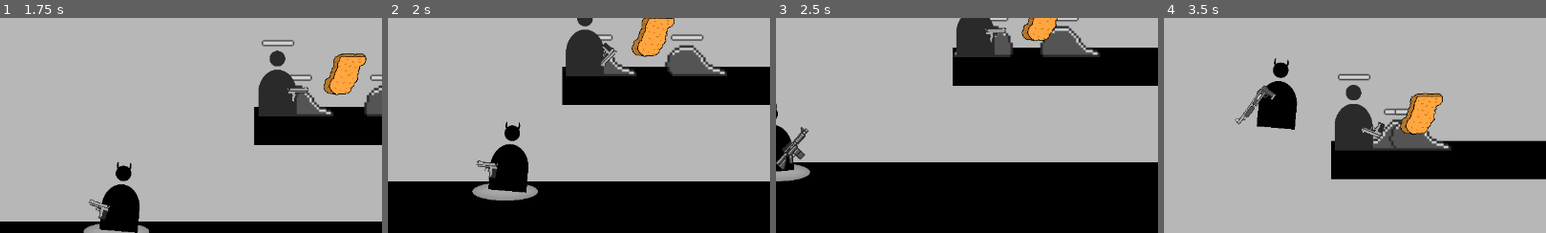
Above: before the commit, frames 1-4 (left to right).
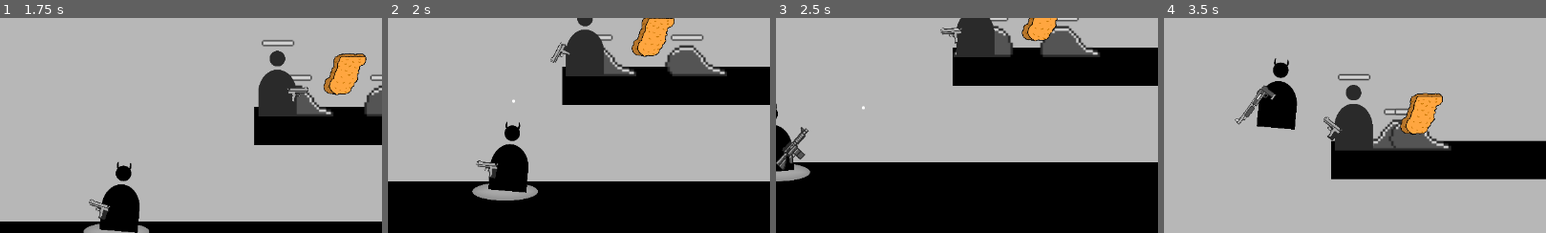
Above: after the commit, the same moments.

Repository: BesterCoder/nuggie-collector
Game: Godot game, scene res://levels/level_001.tscn
Same seed, same stepped clock (60 frames per second), same inputs: the game is played once before the commit and once after it.
Inputs (mouse positions are % of the whole screen's width and height, from its top left):
- Up to frame 1 (1.75 s): move the mouse to (72, 45) at 0.52 s; press the mouse at (72, 45) at 0.53 s; hold D (move_right) from 0.53 s (still down); tap W (jump) at 0.77, 1.52 s; move the mouse to (30, 55) at 1.27 s; release the mouse at (30, 55) at 1.28 s; tap 1 (select_pistol) at 1.35 s
- Up to frame 2 (2 s): keep holding D (move_right)
- Up to frame 3 (2.5 s): move the mouse to (60, 28) at 2.02 s; release D (move_right) at 2.03 s; hold A (move_left) from 2.03 s (still down); tap 2 (select_rifle) at 2.1 s
- Up to frame 4 (3.5 s): move the mouse to (45, 70) at 2.77 s; release A (move_left) at 2.78 s; hold D (move_right) from 2.78 s (still down); tap 3 (select_shotgun) at 2.85 s; tap W (jump) at 3.02 s
The pictures show only the part of the screen within x 44-94%, y 24-74%; the shares and areas given below are measured in that part.

Frame 1 is identical in both runs. In frame 2, 0.4% of the frame differs, in the area x 32-60%, y 11-40%; in frame 3, 0.3%; in frame 4, 0.4%.

Commit message:
Set EnemyShoter weapon pos based on Player pos

Diff:
--- a/characters/enemies/shooter/EnemyShooter.gd
+++ b/characters/enemies/shooter/EnemyShooter.gd
@@ -22,6 +22,25 @@
 	var current_size = $HealthBar.get_node("ColorRect").rect_size.x
 	var new_size = float(current_size) * (float(current_hp) / hp_amount)
 	$HealthBar.get_node("ColorRect").rect_size.x = new_size
+
+func _weapon_pos():
+	if shoot_target == null:
+		return
+
+	var direction = 0
+	if shoot_target.global_position.x > self.global_position.x:
+		direction = 1
+	else:
+		direction = -1
+
+	if direction < 0:
+		$Pistol.flip_v = true
+	else:
+		$Pistol.flip_v = false
+
+	# Set weapon position
+	var offset = 100 * direction
+	$Pistol.position.x = $Body.texture.get_width() * direction - offset
 
 func _ready():
 	current_hp = hp_amount
@@ -49,6 +68,7 @@
 	velocity = move_and_slide(velocity, Vector2.UP)
 
 	if shoot_target != null:
+		_weapon_pos()
 		$Pistol.look_at(shoot_target.global_position)
 		$Pistol.shoot(shoot_target)
 
@@ -59,4 +79,7 @@
 
 func _on_player_body_exited(_body):
 	shoot_target = null
-	$Pistol.rotation = 0.0
+	if $Pistol.flip_v:
+		$Pistol.rotation = 180 - 45
+	else:
+		$Pistol.rotation = 0.0
--- a/characters/enemies/shooter/EnemyShooter.tscn
+++ b/characters/enemies/shooter/EnemyShooter.tscn
@@ -18,7 +18,7 @@
 collision_mask = 66
 script = ExtResource( 2 )
 
-[node name="Sprite" type="Sprite" parent="."]
+[node name="Body" type="Sprite" parent="."]
 texture = ExtResource( 4 )
 
 [node name="CollisionShape2D" type="CollisionShape2D" parent="."]
